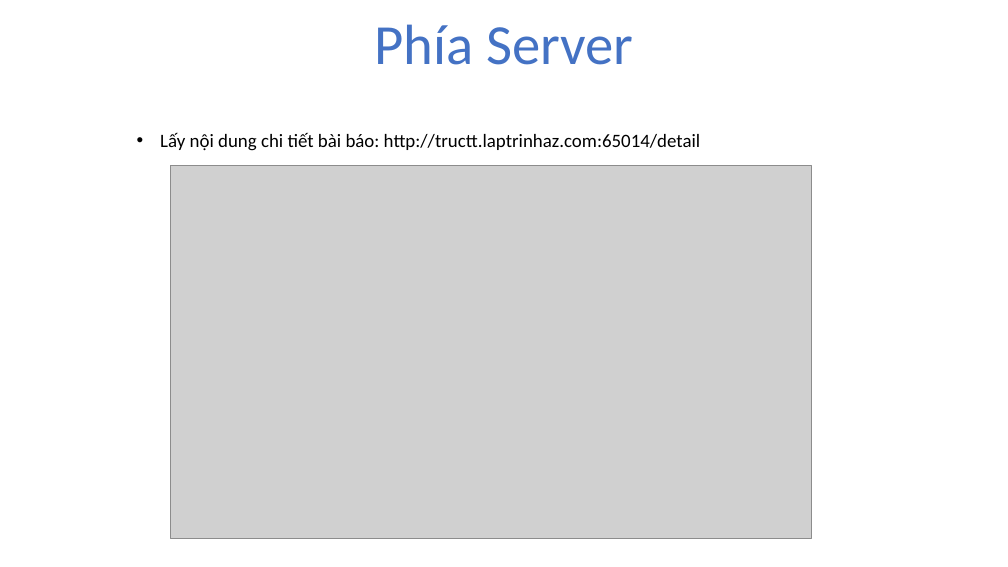
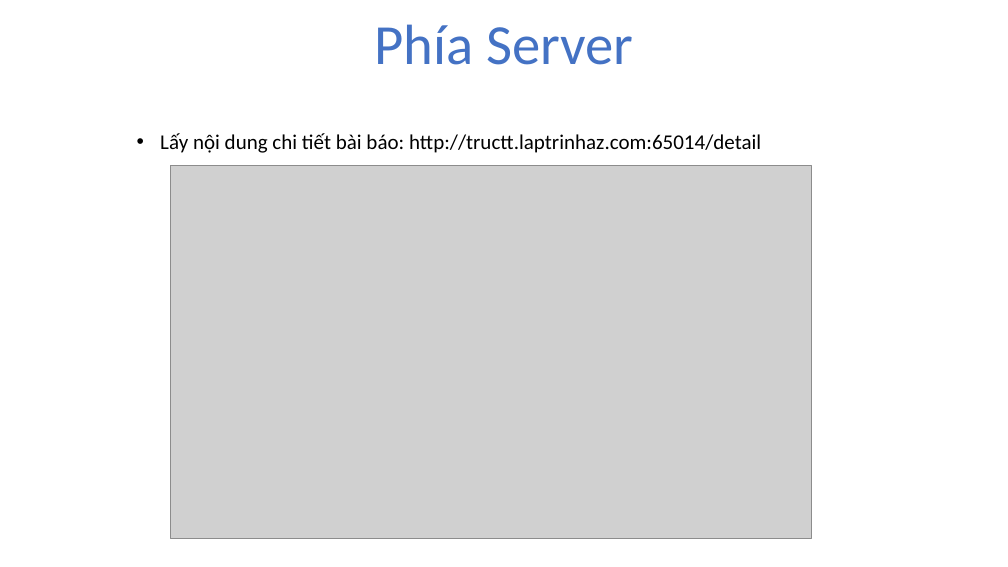
Before and after one commit to hoangnam1997/android, a slide deck: slide 14 of document/file_thuyet_trinh.pptx. Drawn at 1008x567 pixels with LibreOffice and Linux fonts; fonts in the diff are those of the drawing; grey boxes stand for pictures; background and template pictures are left out. Boxes give left, top, right and bottom in pixels: in the first picture for what was removed or moved away, otherwise in the second. Text is boxed around its words. In the diff, an @@ line names an element or a change of style, - is before the commit and + after.

```diff
--- a/document/file_thuyet_trinh.pptx
+++ b/document/file_thuyet_trinh.pptx
@@ text "Lấy nội dung chi tiết ..." at box(160, 133, 761, 153): size 18 to 20 pt @@
```
Also in this commit, not shown: 7 other slides changed, 2 other files.
